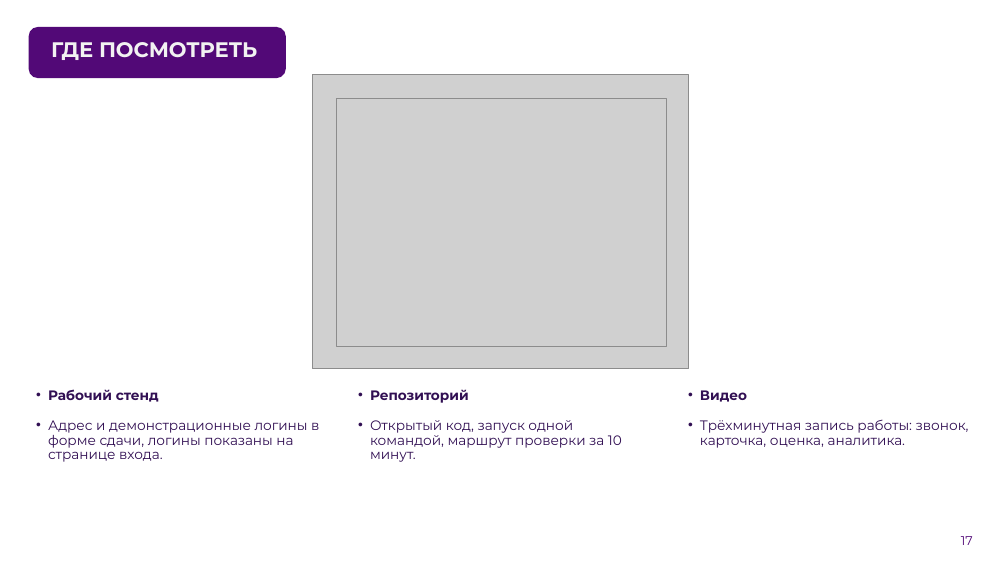
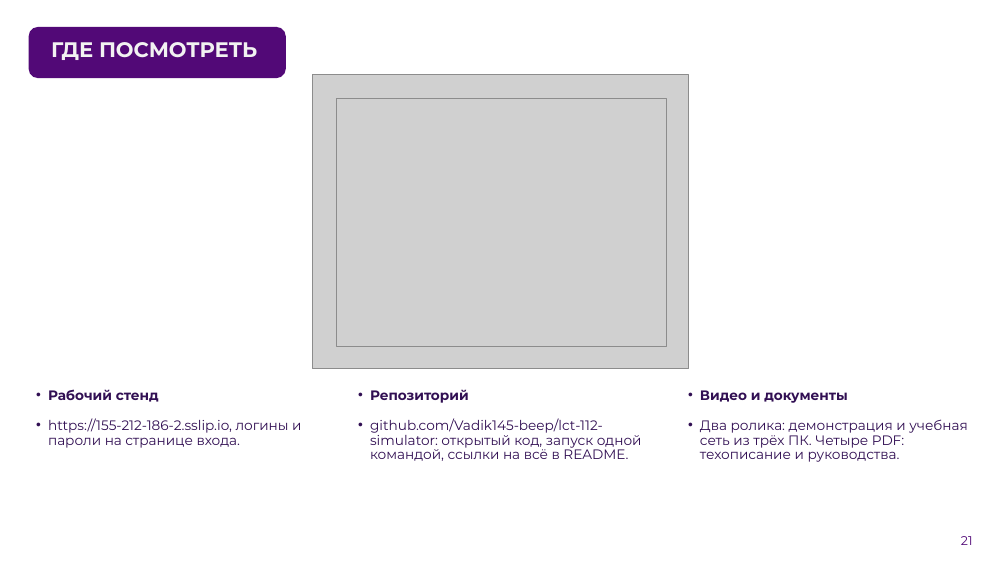
Before and after one commit to Vadik145-beep/lct-112-simulator, a slide deck: slide 21 of docs/presentation/ЛЦТ2026_Ультратех_задача9.pptx (slide 17 before the commit). Drawn at 1008x567 pixels with LibreOffice and Linux fonts; fonts in the diff are those of the drawing; grey boxes stand for pictures; background and template pictures are left out. Boxes give left, top, right and bottom in pixels: in the first picture for what was removed or moved away, otherwise in the second. Text is boxed around its words. In the diff, an @@ line names an element or a change of style, - is before the commit and + after.

Commit message:
docs: презентация финала, версия 20.10 (#268)
Переработана под рекомендации заказчика от 16.10: убран режим оператора 112,
добавлены слайды про виртуальный телефон, формирование заданий ИИ и два слайда
«Рекомендации заказчика: что сделано». Обязательные слайды шаблона сохранены.
Обновлены «Где посмотреть», «Что проверено», «Планы», описание решения.

```diff
--- a/docs/presentation/ЛЦТ2026_Ультратех_задача9.pptx
+++ b/docs/presentation/ЛЦТ2026_Ультратех_задача9.pptx
@@ text at bbox=[48, 418, 301, 448]: text changed @@
-• Адрес и демонстрационные логины в форме сдачи, логины показаны на странице входа.
+• https://155-212-186-2.sslip.io, логины и пароли на странице входа.
@@ text at bbox=[370, 418, 642, 461]: text changed @@
-• Открытый код, запуск одной командой, маршрут проверки за 10 минут.
+• github.com/Vadik145-beep/lct-112-simulator: открытый код, запуск одной командой, ссылки на всё в README.
@@ text at bbox=[700, 390, 968, 462]: text changed @@
-• Видео
-• Трёхминутная запись работы: звонок, карточка, оценка, аналитика.
+• Видео и документы
+• Два ролика: демонстрация и учебная сеть из трёх ПК. Четыре PDF: техописание и руководства.
@@ page number at bbox=[961, 536, 973, 545]: text changed @@
-17
+21
```
Also in this commit, not shown: 9 other slides changed, 4 slides added, 1 other file.
